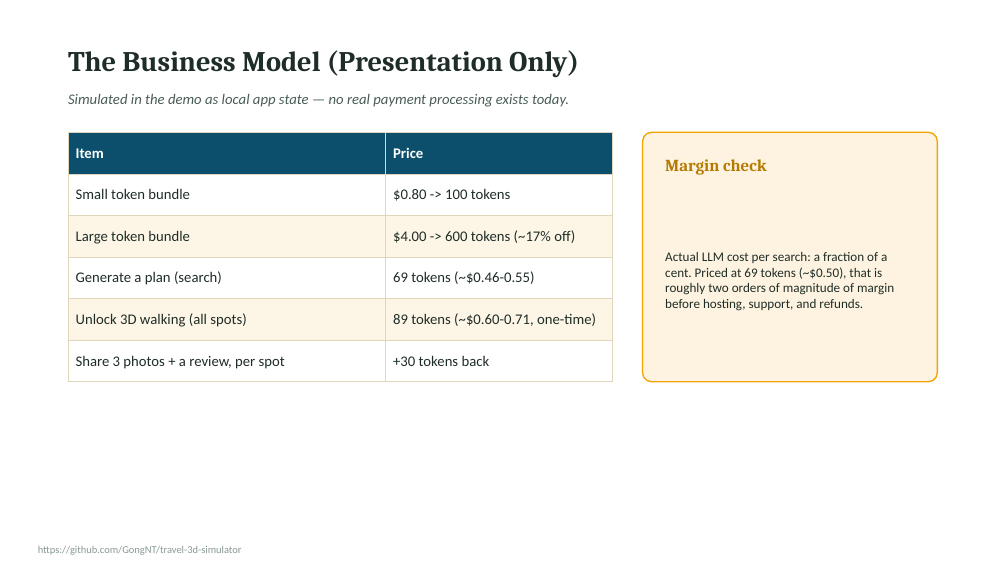
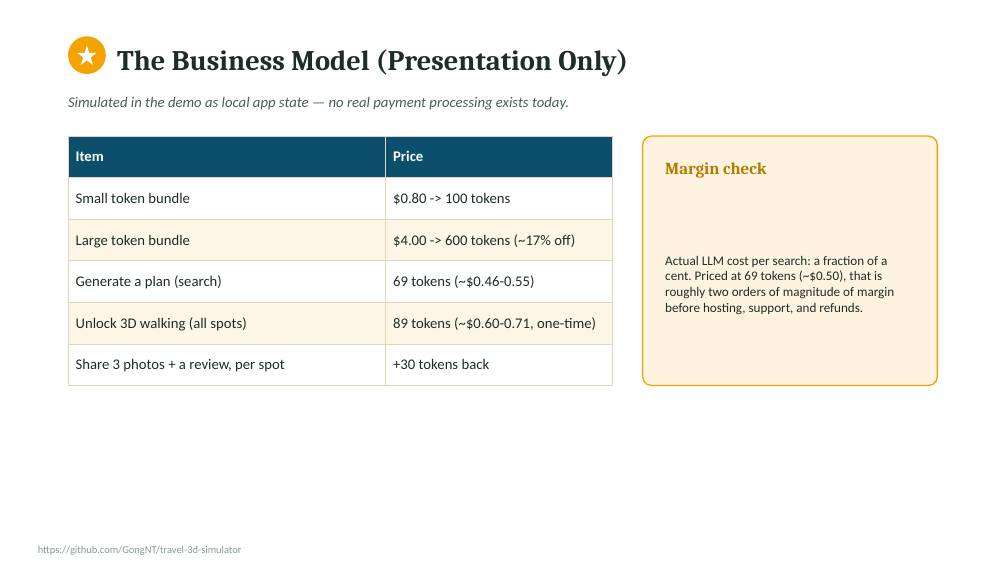
Before and after one commit to GongNT/travel-3d-simulator, a slide deck: slide 11 of report/Final_Presentation.pptx. Drawn at 1008x567 pixels with LibreOffice and Linux fonts; fonts in the diff are those of the drawing. Boxes give left, top, right and bottom in pixels: in the first picture for what was removed or moved away, otherwise in the second. Text is boxed around its words. In the diff, an @@ line names an element or a change of style, - is before the commit and + after.

Commit message:
Reconcile report and deck with recaptured screenshots and fix overlaps
Recaptured screenshots after the token pricing update show Promenade des Anglais as the top-ranked example instead of Cours Saleya Market; updates every caption and prose reference in the report and deck to match. Also fixes several title/body text overlaps and stale content introduced when the deck was reformatted in Google Slides.

```diff
--- a/report/Final_Presentation.pptx
+++ b/report/Final_Presentation.pptx
@@ ellipse added at (68, 36, 106, 74), fill #F4A300 @@
@@ star added at (77, 45, 97, 65), fill #FFFFFF @@
@@ text "The Business Model (Presentation Only)": place and size @@
-text "The Business Model (Presentation Only)" at (68, 50, 579, 78)
+text "The Business Model (Presentation Only)" at (117, 49, 628, 76)
@@ 1 text, 1 table, 1 rounded rectangle: place and size @@
-1 text, 1 table, 1 rounded rectangle at (68, 132, 938, 382)
+1 text, 1 table, 1 rounded rectangle at (68, 136, 938, 386)
```
Also in this commit, not shown: 9 other slides changed, 8 other files.
